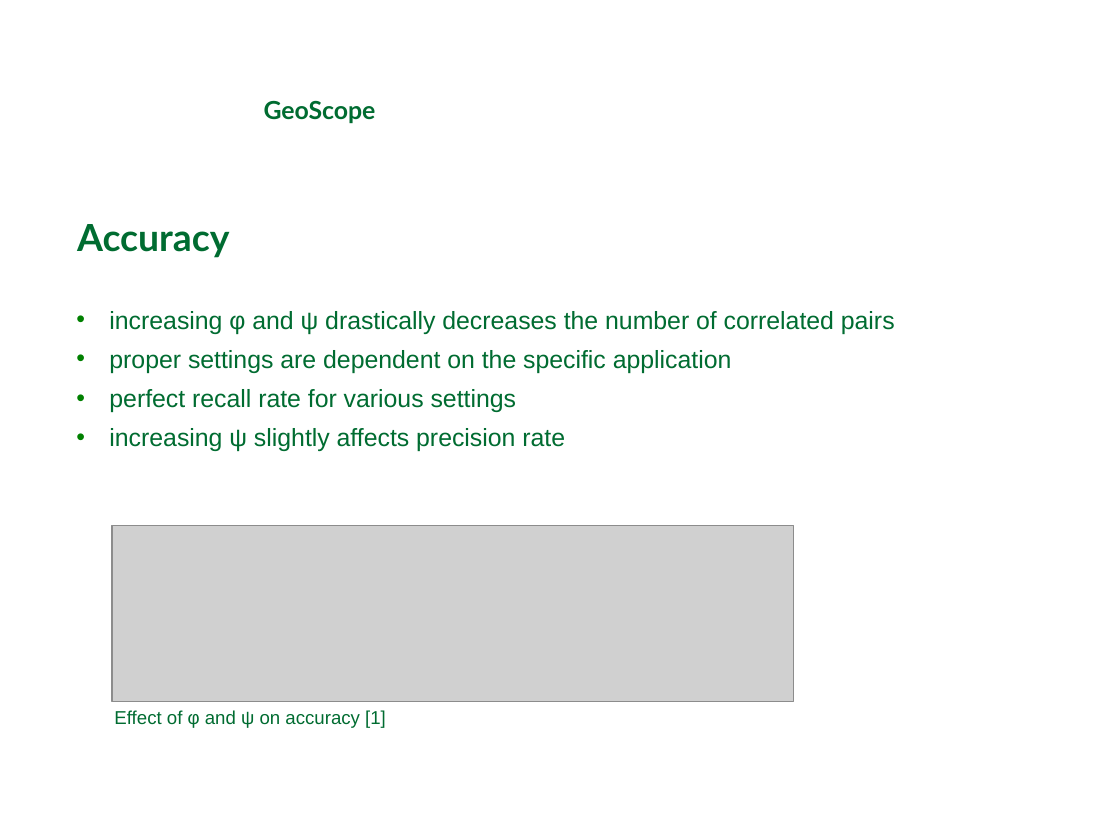
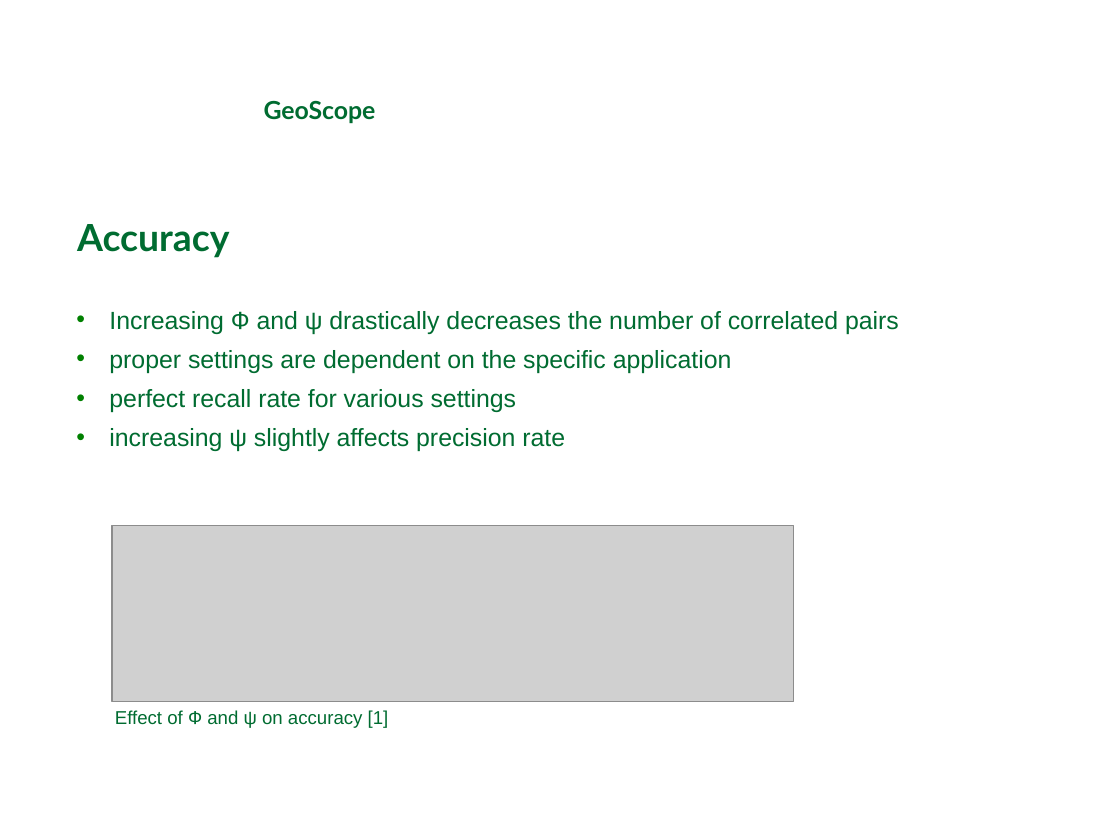
Before and after one commit to michaelprummer/datascience, a slide deck: slide 18 of GeoScope/DataScience1.ppt. Drawn at 1120x840 pixels with LibreOffice and Linux fonts; fonts in the diff are those of the drawing; grey boxes stand for pictures; background and template pictures are left out. Boxes give left, top, right and bottom in pixels: in the first picture for what was removed or moved away, otherwise in the second. Text is boxed around its words. In the diff, an @@ line names an element or a change of style, - is before the commit and + after.

Commit message:
Fixing greek letters slide 18

```diff
--- a/GeoScope/DataScience1.ppt
+++ b/GeoScope/DataScience1.ppt
@@ text at (109, 311, 899, 334): text changed @@
-• increasing φ and ψ drastically decreases the number of correlated pairs
+• Increasing Ф and ψ drastically decreases the number of correlated pairs
@@ text at (115, 710, 389, 728): text changed @@
-Effect of φ and ψ on accuracy [1]
+Effect of Ф and ψ on accuracy [1]
```
Also in this commit, not shown: 5 other slides changed.
